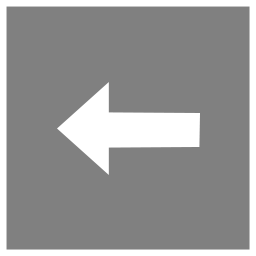
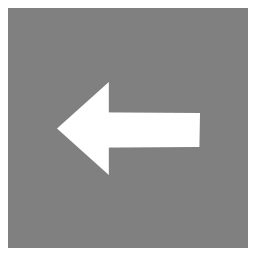
The second 256×256 image is a revision of the first. Changes to its layers:
painted on "矩形 1" over [6, 6, 250, 250]
